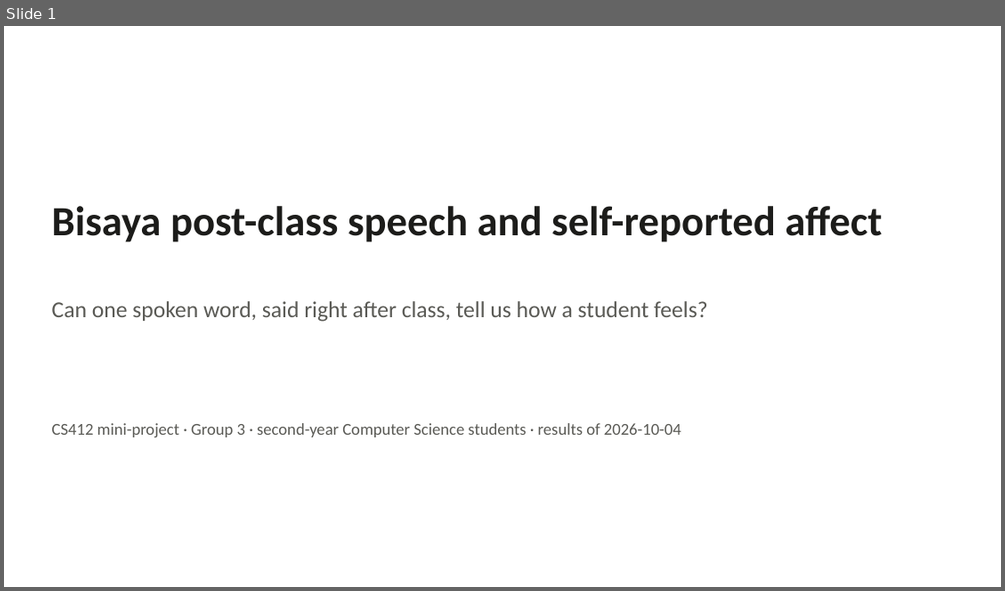
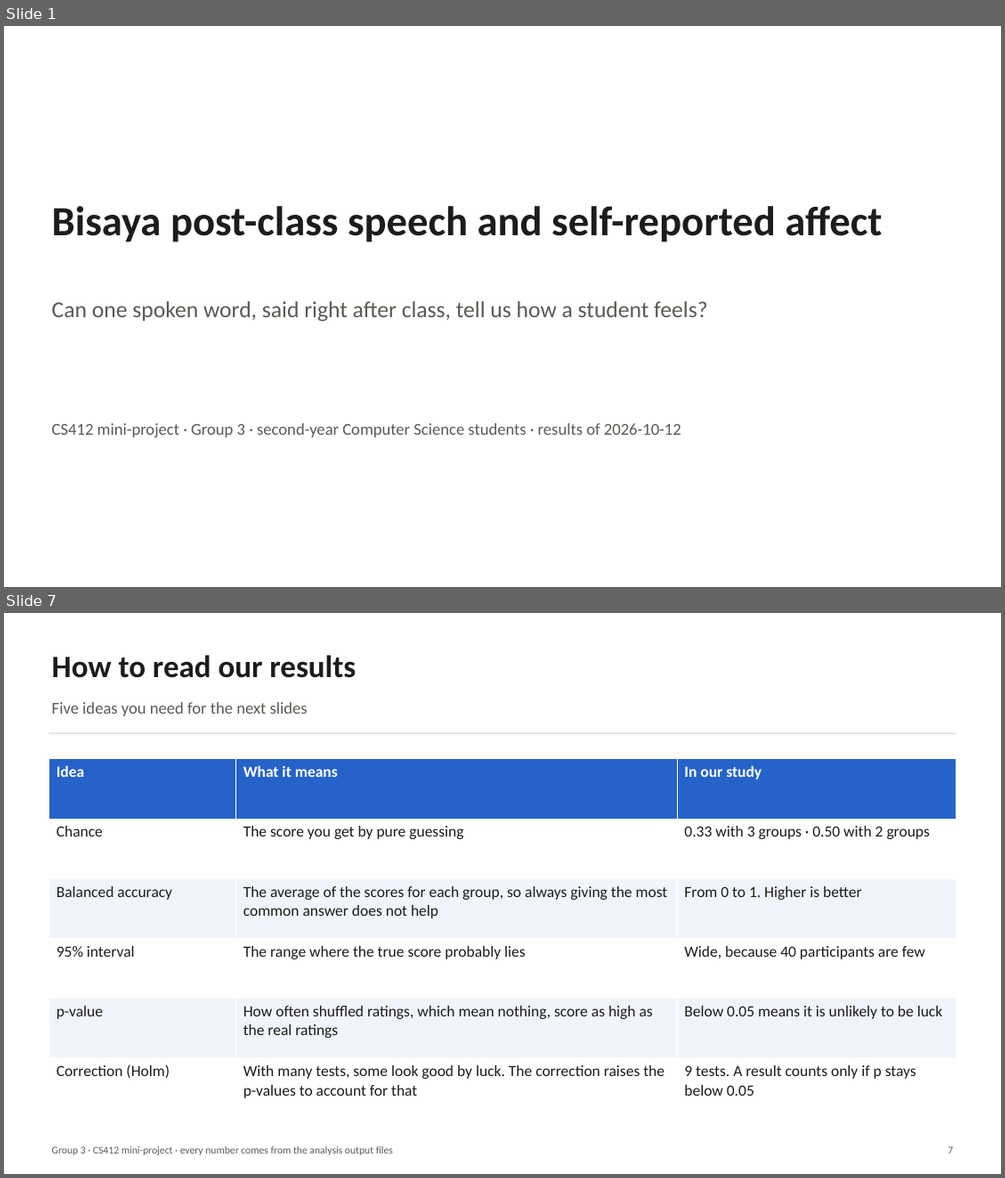
Before and after one commit to everyonehatesralph/AC_miniproject, a slide deck: reports/presentation/G3_results_presentation.pptx. Shown one above the other, each under a label of ours: slide 1 before the commit, slides 1 and 7 after it; the slides between them are not shown. The pictures are 1005x591 and 1005x1178 pixels, drawn with LibreOffice and Linux fonts; fonts in the diff are those of the drawing. Boxes give left, top, right and bottom in pixels: in the first picture for what was removed or moved away, otherwise in the second. Text is boxed around its words. In the diff, an @@ line names an element or a change of style, - is before the commit and + after.

```diff
--- a/reports/presentation/G3_results_presentation.pptx
+++ b/reports/presentation/G3_results_presentation.pptx
@@ slide 7 added at (4, 613, 1001, 1174), background #FFFFFF @@
@@ text added at (52, 655, 356, 678), 30 pt, text #1C1C1A, bold @@
+How to read our results
@@ text added at (52, 702, 307, 716), 16 pt, text #5A5A55 @@
+Five ideas you need for the next slides
@@ rectangle added at (48, 732, 956, 734), fill #E2E2DC @@
@@ table added at (48, 759, 956, 1118), 6 rows, 3 columns @@
+Idea | What it means | In our study
+Chance | The score you get by pure guessing | 0.33 with 3 groups · 0.50 with 2 groups
+Balanced accuracy | The average of the scores for each group, so always giving the most common answer does not help | From 0 to 1. Higher is better
+95% interval | The range where the true score probably lies | Wide, because 40 participants are few
+p-value | How often shuffled ratings, which mean nothing, score as high as the real ratings | Below 0.05 means it is unlikely to be luck
+Correction (Holm) | With many tests, some look good by luck. The correction raises the p-values to account for that | 9 tests. A result counts only if p stays below 0.05
@@ text added at (52, 1146, 393, 1155), 10 pt, text #5A5A55 @@
+Group 3 · CS412 mini-project · every number comes from the analysis output files
@@ text added at (947, 1146, 953, 1153), 10 pt, text #5A5A55 @@
+7
@@ slide 1 changed as well @@
@@ text at (52, 423, 681, 437): text changed @@
-CS412 mini-project · Group 3 · second-year Computer Science students · results of 2026-10-04
+CS412 mini-project · Group 3 · second-year Computer Science students · results of 2026-10-12
```
Also in this commit, not shown: 10 other slides changed, 1 other slide added, 1 slide removed, 12 other files.
